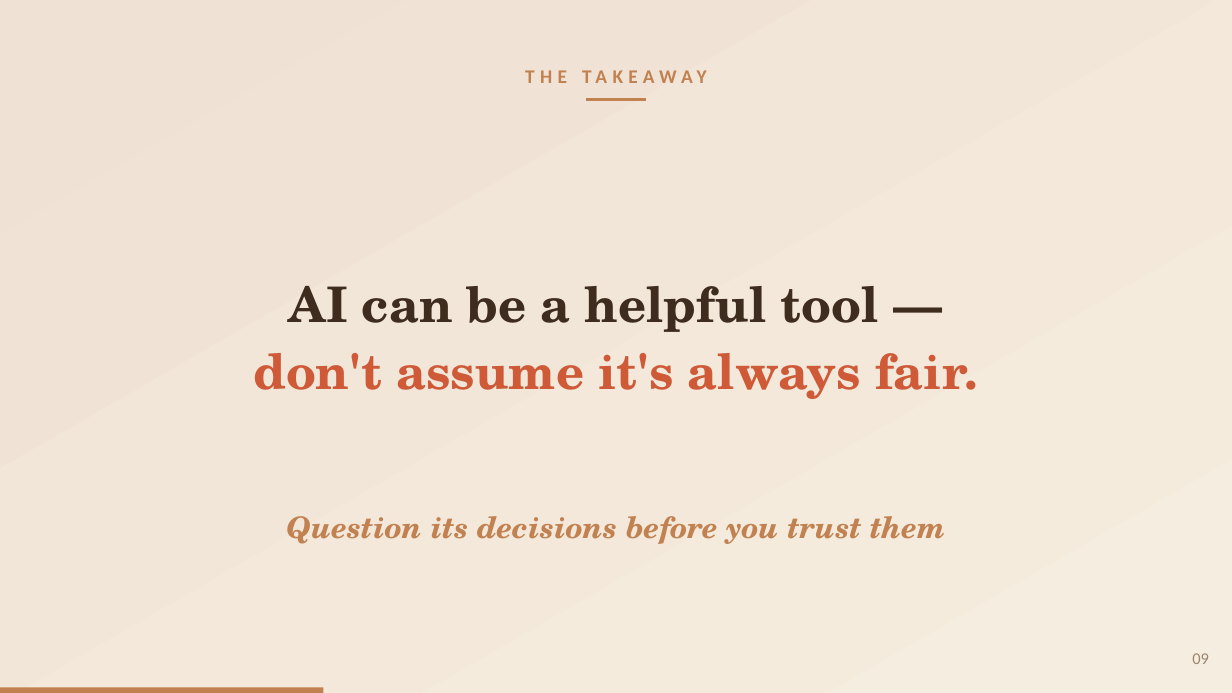
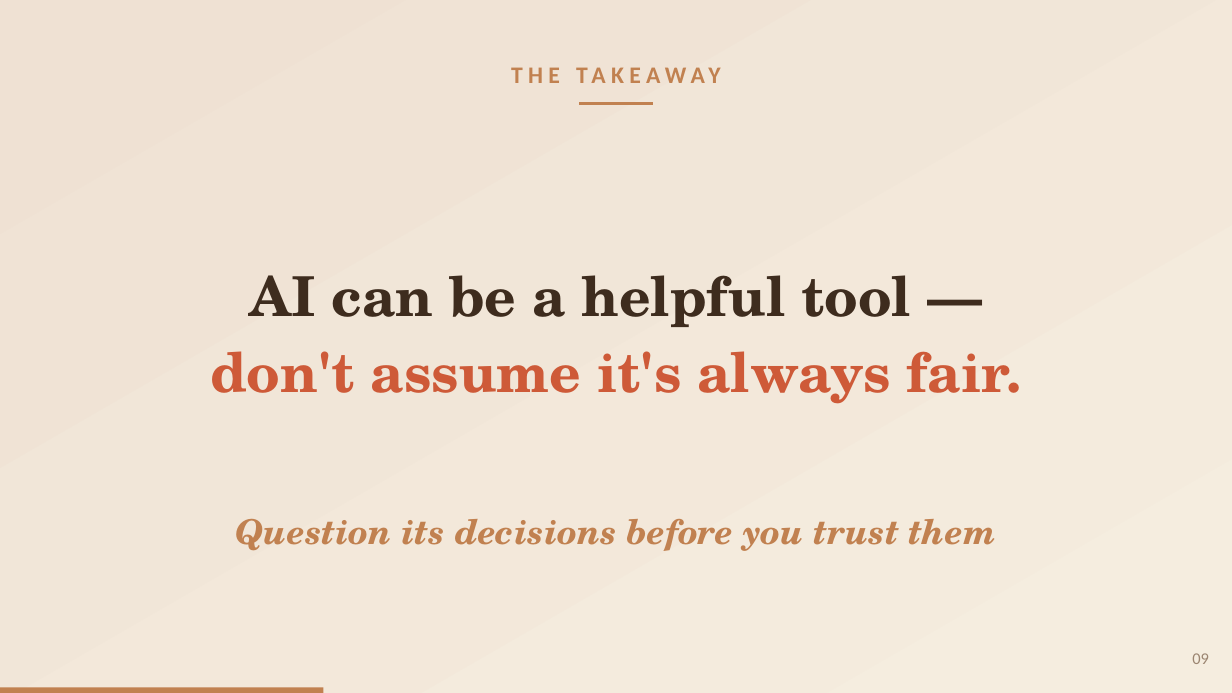
Before and after one commit to pwagle16/visual_communication, a slide deck: slide 9 of presentation/gender_bias_llm_hiring.pptx. Drawn at 1232x693 pixels with LibreOffice and Linux fonts; fonts in the diff are those of the drawing. Boxes give left, top, right and bottom in pixels: in the first picture for what was removed or moved away, otherwise in the second. Text is boxed around its words. In the diff, an @@ line names an element or a change of style, - is before the commit and + after.

```diff
--- a/presentation/gender_bias_llm_hiring.pptx
+++ b/presentation/gender_bias_llm_hiring.pptx
@@ text "THE TAKEAWAY" at box(247, 54, 986, 94): size 15.1 to 18.6 pt @@
@@ elbow line moved from (587, 100) - (646, 100) to (579, 104) - (653, 104) @@
@@ elbow line (579, 104) - (653, 104): stroke #C18150 2.2 pt to #C18150 2.4 pt @@
@@ text "AI can be a helpful ...": place and size @@
-text "AI can be a helpful ..." at box(253, 286, 978, 399)
+text "AI can be a helpful ..." at box(210, 275, 1022, 404)
@@ text "AI can be a helpful ..." at box(210, 275, 1022, 404): size 38.3 to 42.9 pt @@
@@ text "Question its decisions before you ...": place and size @@
-text "Question its decisions before you ..." at box(286, 516, 945, 544)
+text "Question its decisions before you ..." at box(235, 519, 996, 551)
@@ text "Question its decisions before you ..." at box(235, 519, 996, 551): size 23.2 to 26.7 pt @@
```
Also in this commit, not shown: 9 other slides changed, 1 other file.
